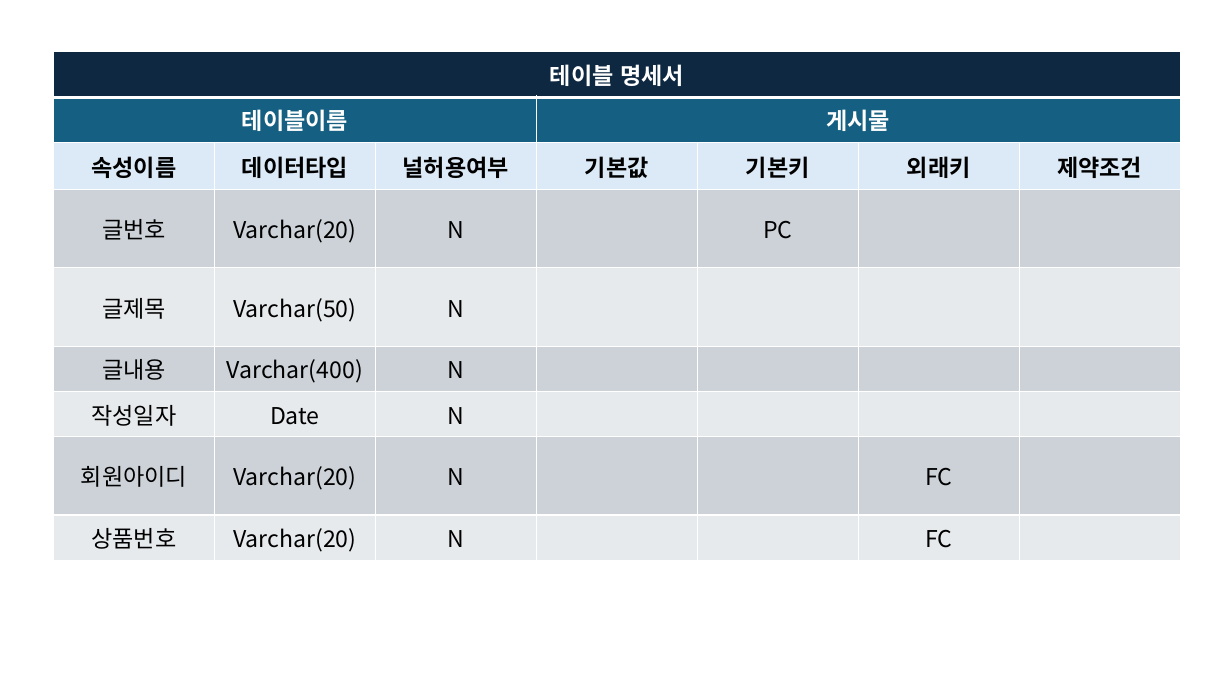
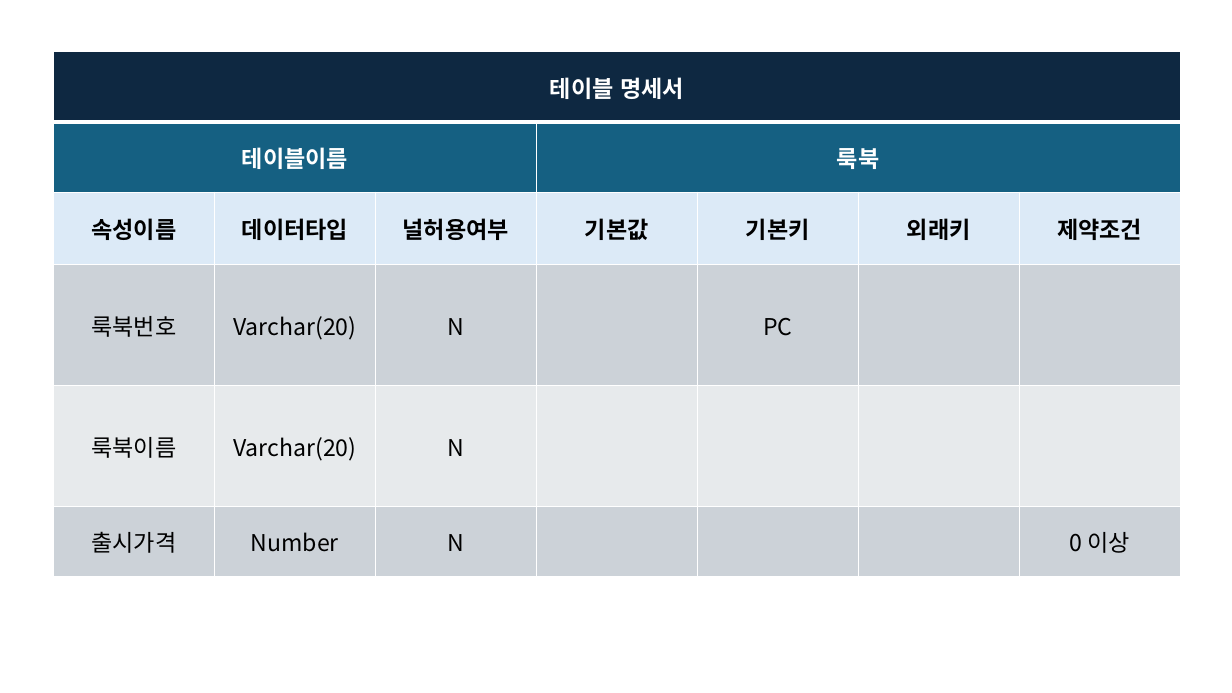
Before and after one commit to idsdk/DB_2025-2, a slide deck: slide 5 of 테이블명세서.pptx (slide 4 before the commit). Drawn at 1232x693 pixels with LibreOffice and Linux fonts; fonts in the diff are those of the drawing. Boxes give left, top, right and bottom in pixels: in the first picture for what was removed or moved away, otherwise in the second. Text is boxed around its words. In the diff, an @@ line names an element or a change of style, - is before the commit and + after.

```diff
--- a/테이블명세서.pptx
+++ b/테이블명세서.pptx
@@ table at box(54, 52, 1179, 577) @@
-row 2, column 4: 게시물
+row 2, column 4: 룩북
-row 4: 글번호 | Varchar(20) | N |  | PC |  | 
-row 5: 글제목 | Varchar(50) | N |  |  |  | 
-row 6: 글내용 | Varchar(400) | N |  |  |  | 
-row 7: 작성일자 | Date | N |  |  |  | 
-row 8: 회원아이디 | Varchar(20) | N |  |  | FC | 
-row 9: 상품번호 | Varchar(20) | N |  |  | FC | 
+row 4: 룩북번호 | Varchar(20) | N |  | PC |  | 
+row 5: 룩북이름 | Varchar(20) | N |  |  |  | 
+row 6: 출시가격 | Number | N |  |  |  | 0 이상
```
Also in this commit, not shown: 4 other slides changed.
